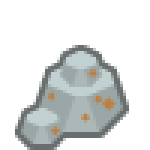
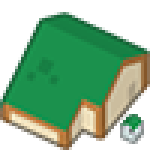
Revision of a layered (150, 150) image; what changed, layer by layer:
hid "Ebene 1" over [15, 45, 129, 150]
added layer "TC" above "logPile Kopie 2" over [0, 12, 150, 150]
